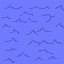
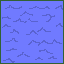
Two versions of the same layered image (64px x 64px). Layer-by-layer changes:
added layer "Rectangle 1" above "Layer 1" over [left=0, top=0, right=64, bottom=64]
